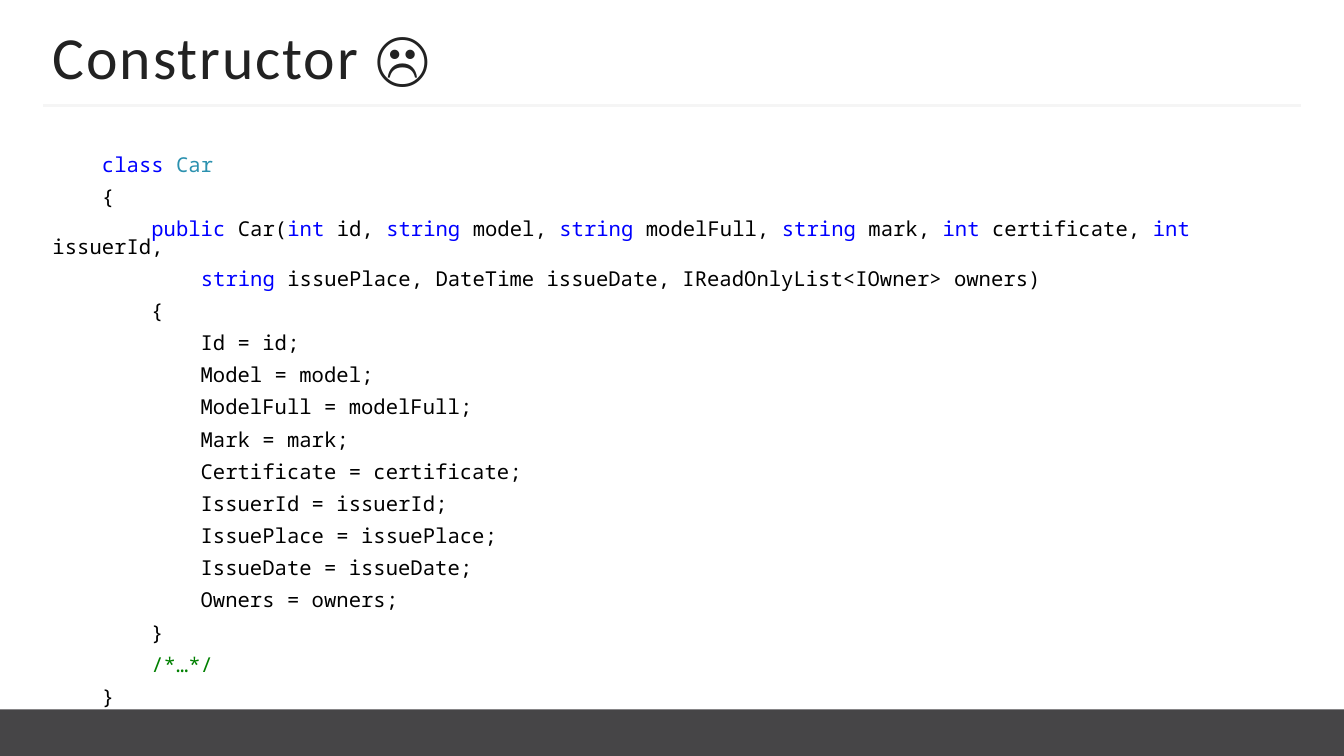
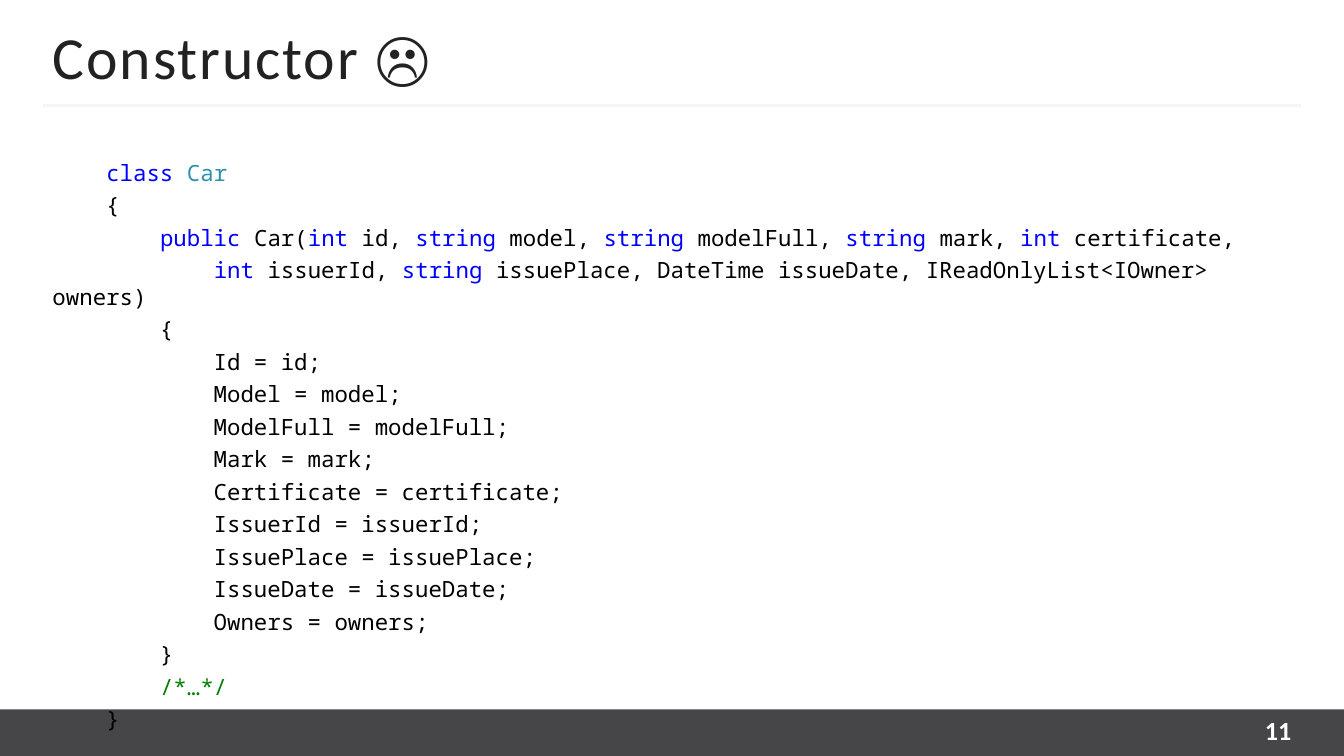
Before and after one commit to kugushev/presentations, a slide deck: slide 11 of Presentation Subbotnik.pptx. Drawn at 1344x756 pixels with LibreOffice and Linux fonts; fonts in the diff are those of the drawing; background and template pictures are left out. Boxes give left, top, right and bottom in pixels: in the first picture for what was removed or moved away, otherwise in the second. Text is boxed around its words. In the diff, an @@ line names an element or a change of style, - is before the commit and + after.

```diff
--- a/Presentation Subbotnik.pptx
+++ b/Presentation Subbotnik.pptx
@@ text at (106,164,563,633): size 11 to 12 pt in "class Car", "{", "{", "Id = id;" and 11 more places; line spacing 0.7 to 1; less space between paragraphs @@
@@ text at (52,229,1235,309): text changed; size 11 to 12 pt @@
-public Car(int id, string model, string modelFull, string mark, int certificate, int issuerId,
-string issuePlace, DateTime issueDate, IReadOnlyList<IOwner> owners)
+public Car(int id, string model, string modelFull, string mark, int certificate,
+int issuerId, string issuePlace, DateTime issueDate, IReadOnlyList<IOwner> owners)
@@ page number added at (1265,723,1291,740), 14 pt, text #FEFEFE, bold @@
+11
```
Also in this commit, not shown: 36 other slides changed, 5 other files.
